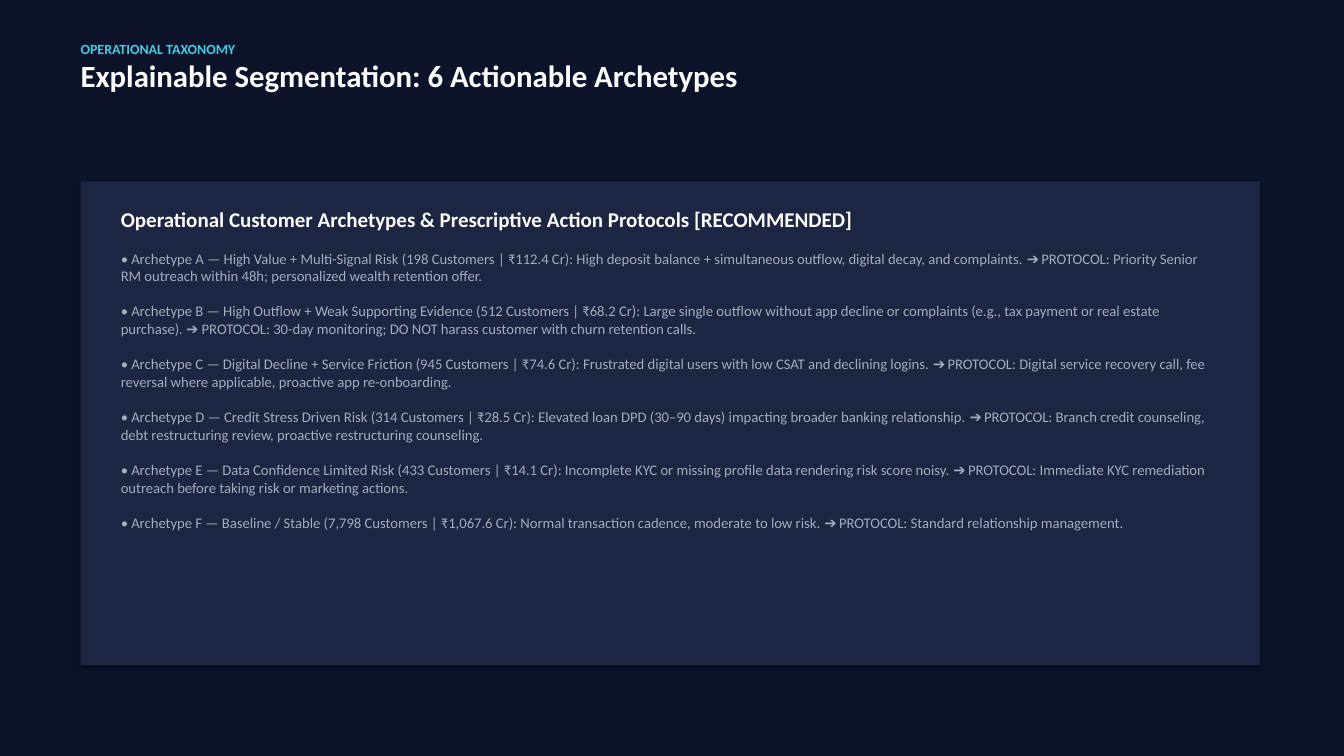
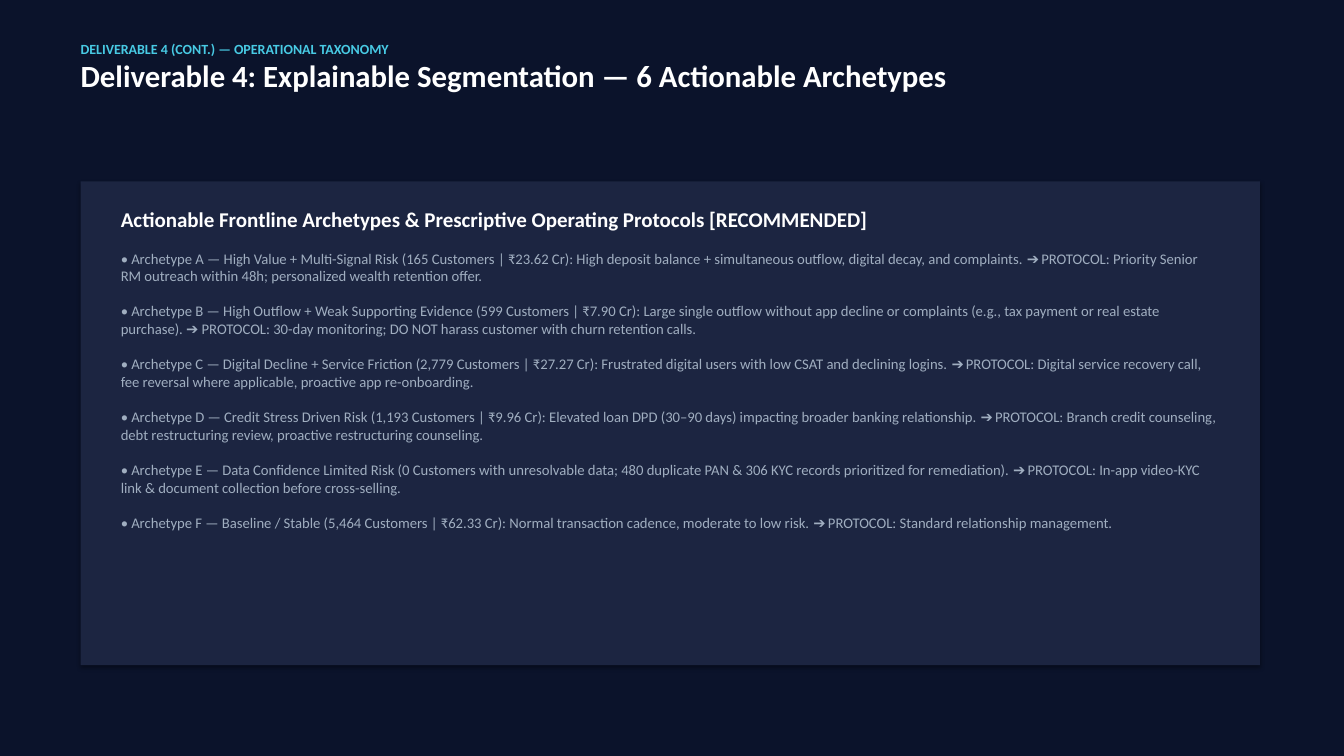
Before and after one commit to Harshul14/Wells-Fargo, a slide deck: slide 10 of output/Apex_Retail_Bank_Executive_Deck.pptx (slide 7 before the commit). Drawn at 1344x756 pixels with LibreOffice and Linux fonts; fonts in the diff are those of the drawing. Boxes give left, top, right and bottom in pixels: in the first picture for what was removed or moved away, otherwise in the second. Text is boxed around its words. In the diff, an @@ line names an element or a change of style, - is before the commit and + after.

Commit message:
fix: reconcile final deliverables and presentation deck to ground-truth figures
- Synchronize PowerPoint decks (14 slides) to verified deposit liabilities (₹131.09 Cr) and churn balance at risk (₹67.33 Cr / 51.37%)
- Update segment at-risk distribution (Wealth: ₹39.73 Cr, Privileged: ₹19.67 Cr, Mass Retail: ₹7.94 Cr)
- Reconcile frontline archetypes (A-F) and top 5 branch hubs (BR004, BR001, BR023, BR014, BR012)
- Update auditor.py and checklist_builder.py to reflect exact ground truth and regenerate audit workbooks
- Synchronize narrative figures across docs (06, 07, 09, 10, FINAL_README, powerbi/README)

```diff
--- a/output/Apex_Retail_Bank_Executive_Deck.pptx
+++ b/output/Apex_Retail_Bank_Executive_Deck.pptx
@@ text at <box>81,44,946,93</box>: text changed @@
-OPERATIONAL TAXONOMY
-Explainable Segmentation: 6 Actionable Archetypes
+DELIVERABLE 4 (CONT.) — OPERATIONAL TAXONOMY
+Deliverable 4: Explainable Segmentation — 6 Actionable Archetypes
@@ text at <box>121,211,1216,531</box>: text changed @@
-Operational Customer Archetypes & Prescriptive Action Protocols [RECOMMENDED]
-• Archetype A — High Value + Multi-Signal Risk (198 Customers | ₹112.4 Cr): High deposit balance + simultaneous outflow, digital decay, and complaints. ➔ PROTOCOL: Priority Senior RM outreach within 48h; personalized wealth retention offer.
-• Archetype B — High Outflow + Weak Supporting Evidence (512 Customers | ₹68.2 Cr): Large single outflow without app decline or complaints (e.g., tax payment or real estate purchase). ➔ PROTOCOL: 30-day monitoring; DO NOT harass customer with churn retention calls.
-• Archetype C — Digital Decline + Service Friction (945 Customers | ₹74.6 Cr): Frustrated digital users with low CSAT and declining logins. ➔ PROTOCOL: Digital service recovery call, fee reversal where applicable, proactive app re-onboarding.
-• Archetype D — Credit Stress Driven Risk (314 Customers | ₹28.5 Cr): Elevated loan DPD (30–90 days) impacting broader banking relationship. ➔ PROTOCOL: Branch credit counseling, debt restructuring review, proactive restructuring counseling.
-• Archetype E — Data Confidence Limited Risk (433 Customers | ₹14.1 Cr): Incomplete KYC or missing profile data rendering risk score noisy. ➔ PROTOCOL: Immediate KYC remediation outreach before taking risk or marketing actions.
-• Archetype F — Baseline / Stable (7,798 Customers | ₹1,067.6 Cr): Normal transaction cadence, moderate to low risk. ➔ PROTOCOL: Standard relationship management.
+Actionable Frontline Archetypes & Prescriptive Operating Protocols [RECOMMENDED]
+• Archetype A — High Value + Multi-Signal Risk (165 Customers | ₹23.62 Cr): High deposit balance + simultaneous outflow, digital decay, and complaints. ➔ PROTOCOL: Priority Senior RM outreach within 48h; personalized wealth retention offer.
+• Archetype B — High Outflow + Weak Supporting Evidence (599 Customers | ₹7.90 Cr): Large single outflow without app decline or complaints (e.g., tax payment or real estate purchase). ➔ PROTOCOL: 30-day monitoring; DO NOT harass customer with churn retention calls.
+• Archetype C — Digital Decline + Service Friction (2,779 Customers | ₹27.27 Cr): Frustrated digital users with low CSAT and declining logins. ➔ PROTOCOL: Digital service recovery call, fee reversal where applicable, proactive app re-onboarding.
+• Archetype D — Credit Stress Driven Risk (1,193 Customers | ₹9.96 Cr): Elevated loan DPD (30–90 days) impacting broader banking relationship. ➔ PROTOCOL: Branch credit counseling, debt restructuring review, proactive restructuring counseling.
+• Archetype E — Data Confidence Limited Risk (0 Customers with unresolvable data; 480 duplicate PAN & 306 KYC records prioritized for remediation). ➔ PROTOCOL: In-app video-KYC link & document collection before cross-selling.
+• Archetype F — Baseline / Stable (5,464 Customers | ₹62.33 Cr): Normal transaction cadence, moderate to low risk. ➔ PROTOCOL: Standard relationship management.
```
Also in this commit, not shown: 9 other slides changed, 4 slides added, 2 slides removed, 15 other files.
